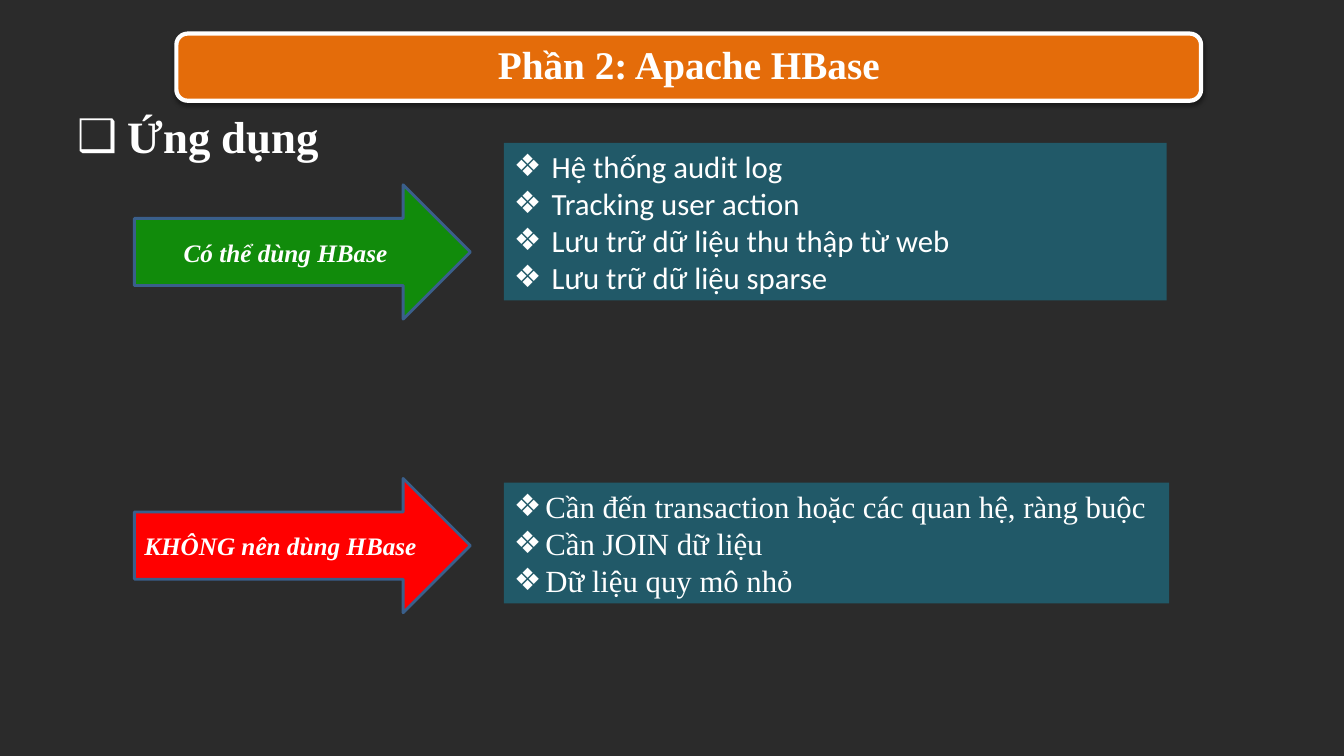
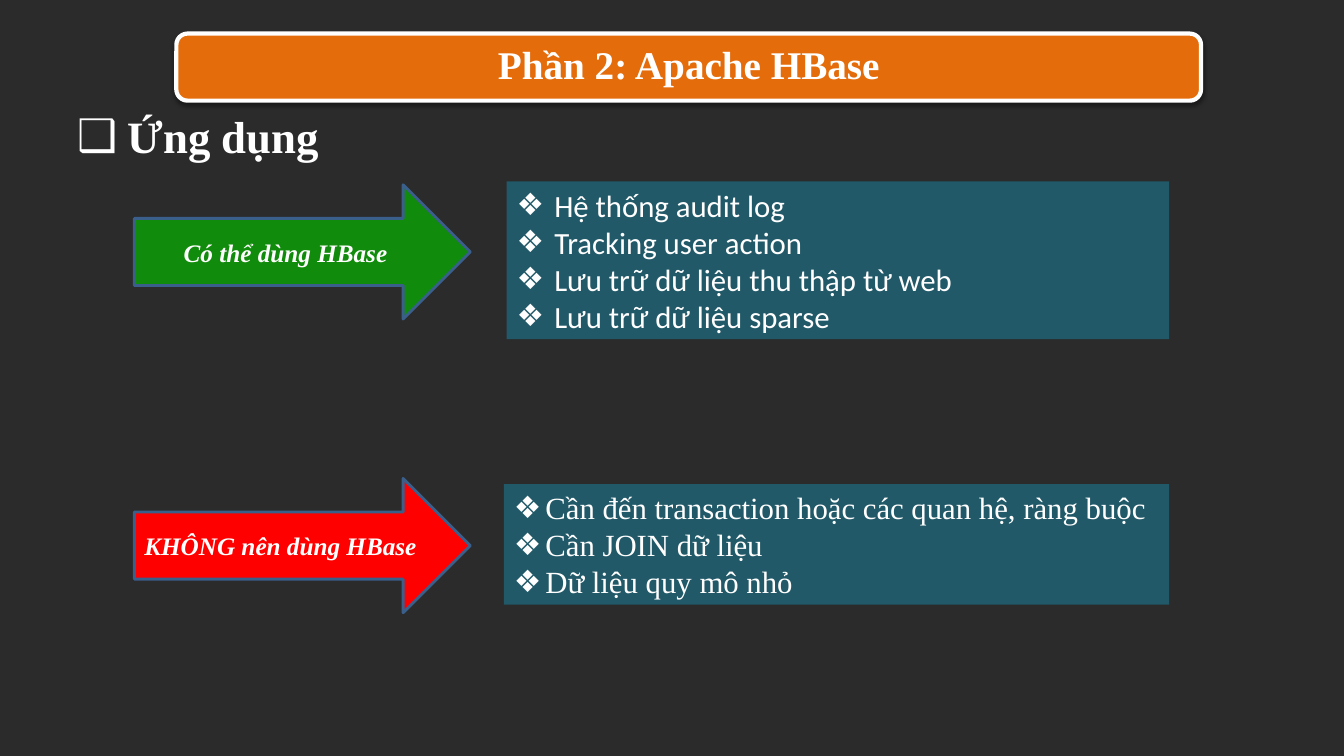
Before and after one commit to trandinhlam/document, a slide deck: slide 8 of CSDLNangCao/final/5. File Thuyet Trinh/N14_R_HBase_20210311.pptx. Drawn at 1344x756 pixels with LibreOffice and Linux fonts; fonts in the diff are those of the drawing; background and template pictures are left out; a plain dark background stands for a picture behind light text. Boxes give left, top, right and bottom in pixels: in the first picture for what was removed or moved away, otherwise in the second. Text is boxed around its words. In the diff, an @@ line names an element or a change of style, - is before the commit and + after.

```diff
--- a/CSDLNangCao/final/5. File Thuyet Trinh/N14_R_HBase_20210311.pptx
+++ b/CSDLNangCao/final/5. File Thuyet Trinh/N14_R_HBase_20210311.pptx
@@ rectangle "Hệ thống audit log" moved from (x1=504, y1=143, x2=1168, y2=300) to (x1=507, y1=181, x2=1170, y2=339) @@
```
Also in this commit, not shown: 3 other slides changed, 2 other files.
